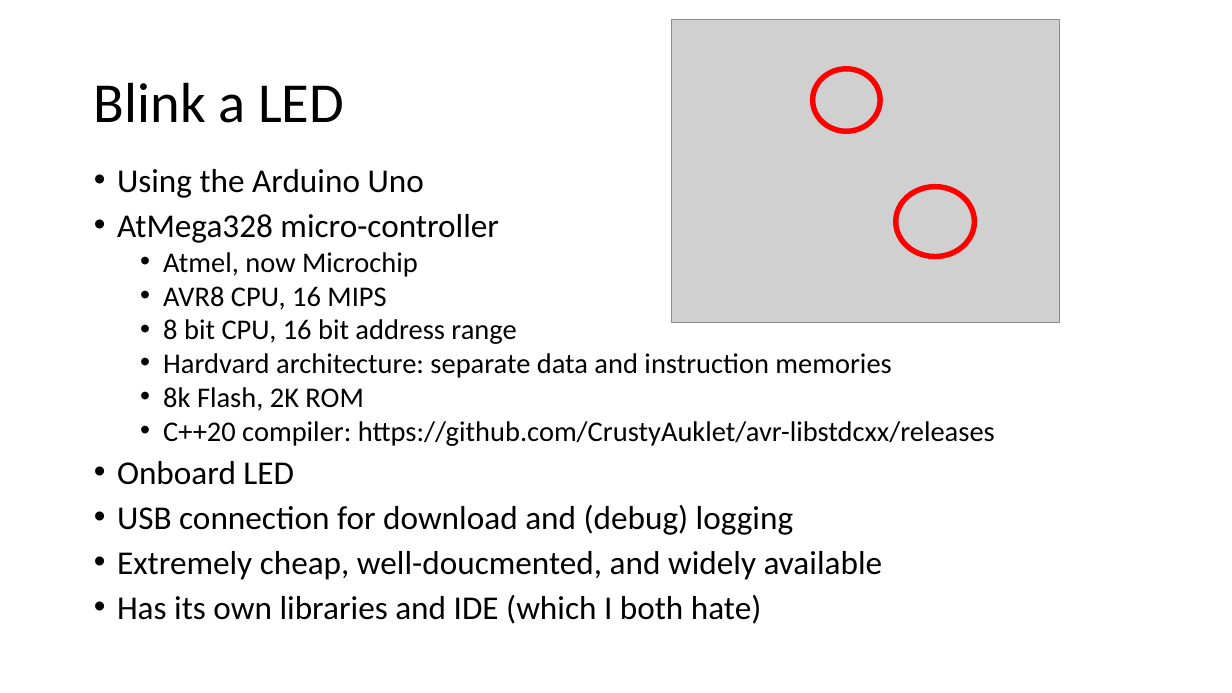
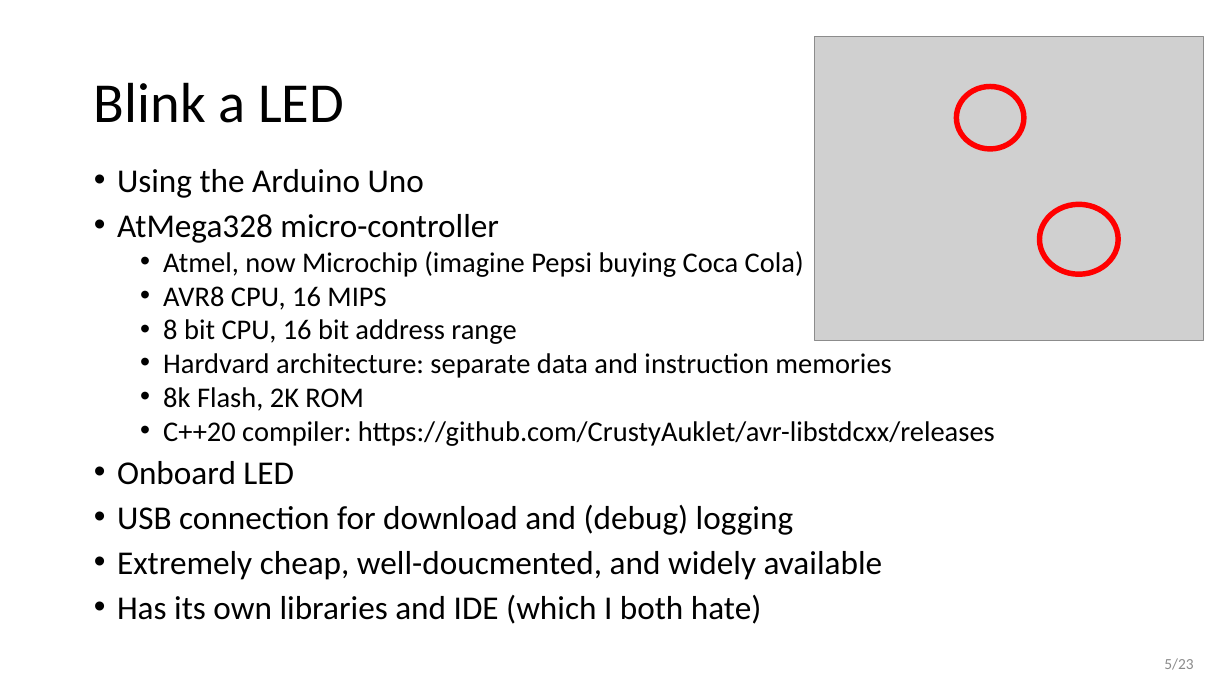
Before and after one commit to wovo/talk-gpio-abstractions, a slide deck: slide 5 of powerpoint/gpio-abstractions.pptx. Drawn at 1232x693 pixels with LibreOffice and Linux fonts; fonts in the diff are those of the drawing; grey boxes stand for pictures. Boxes give left, top, right and bottom in pixels: in the first picture for what was removed or moved away, otherwise in the second. Text is boxed around its words. In the diff, an @@ line names an element or a change of style, - is before the commit and + after.

```diff
--- a/powerpoint/gpio-abstractions.pptx
+++ b/powerpoint/gpio-abstractions.pptx
@@ picture: place and size @@
-picture at box(671, 19, 1059, 323)
+picture at box(815, 37, 1203, 340)
@@ ellipse: place and size @@
-ellipse at box(813, 68, 881, 131)
+ellipse at box(957, 87, 1024, 150)
@@ ellipse: place and size @@
-ellipse at box(896, 187, 974, 257)
+ellipse at box(1040, 204, 1118, 274)
@@ text at box(163, 251, 804, 277): text changed @@
-  • Atmel, now Microchip
+  • Atmel, now Microchip (imagine Pepsi buying Coca Cola)
@@ page number added at box(1164, 658, 1193, 670), 12 pt, text #8C8C8C @@
+5/23
```
Also in this commit, not shown: 22 other slides changed, 2 other files.
